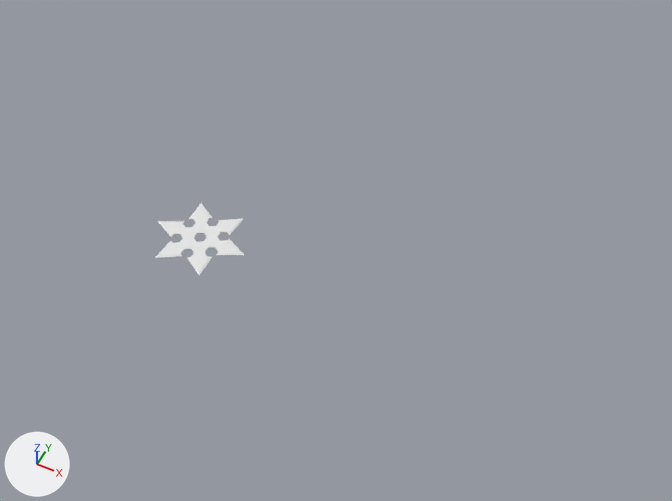
The Blender file ninjaster/ninjaster.blend: old version first, new version second.
Both versions are drawn from a camera (50 mm lens) standing at (4.72, -5.89, 8.02) and looking at (1.32, 0.91, -0.47). Arrows for +X, +Y and +Z are at lower left; the lights stay in place.

Names of what the first picture shows: 'shuriken'.
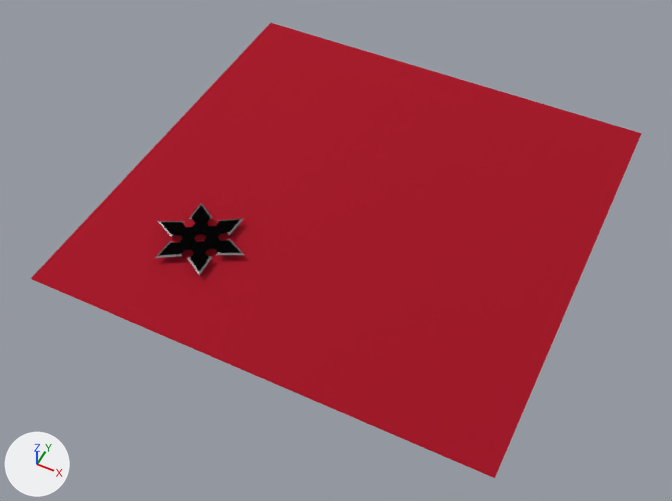
Location of each change, (x1, y1, x2, y2) in pixels of the pictures (672 x 501 px):
'ground', added (red): after (31, 23, 642, 478)
'shuriken', recoloured (white to black): (155, 203, 244, 275) in both

Edits to the bpy script that builds the scene:
```text
Add img_texture_mask:
    img_texture_mask = load_image('texture mask', 'texture mask.png', 2048, 2048, 'sRGB')
Add mat_ninjastar:
    mat_ninjastar = bpy.data.materials.new('ninjastar')
    # colours: black #0d0d0d, grey #939393, black #000000, light grey #e1e1e1
    # uses the picture img_texture_mask
Add mat_material:
    mat_material = principled_material('Material')
    mat_material.base_color = (0.8, 0.0239, 0.051)  # red #e72b40
    mat_material.metallic = 1.0
    mat_material.roughness = 0.873
Change me_cylinder_009:
    where me_cylinder_009.from_pydata(...)  # 163 vertices, 160 faces; spans x -0.6..0.6, y -0.5..0.5, z -0.01..0.01
    add me_cylinder_009.materials.append(mat_ninjastar)
Add me_plane:
    me_plane.from_pydata([(-10.0, -10.0, 0.0), (10.0, -10.0, 0.0), (-10.0, 10.0, 0.0), (10.0, 10.0, 0.0)], [], [(0, 1, 3, 2)])
    me_plane.materials.append(mat_material)  # red #e72b40
Add ob_ground:
    ob_ground = bpy.data.objects.new('ground', me_plane)
    ob_ground.location = (1.35, 1.46, -0.09)
    ob_ground.scale = (0.279, 0.279, 0.279)
```
